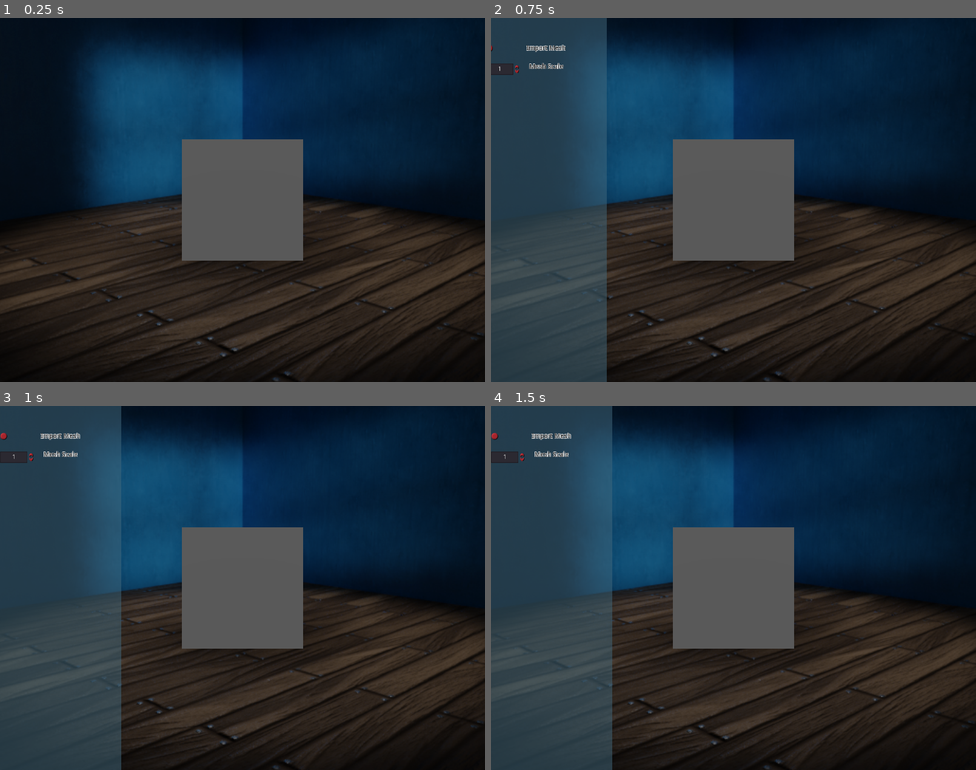
Above: before the commit, frames 1-4 (two rows, left to right).
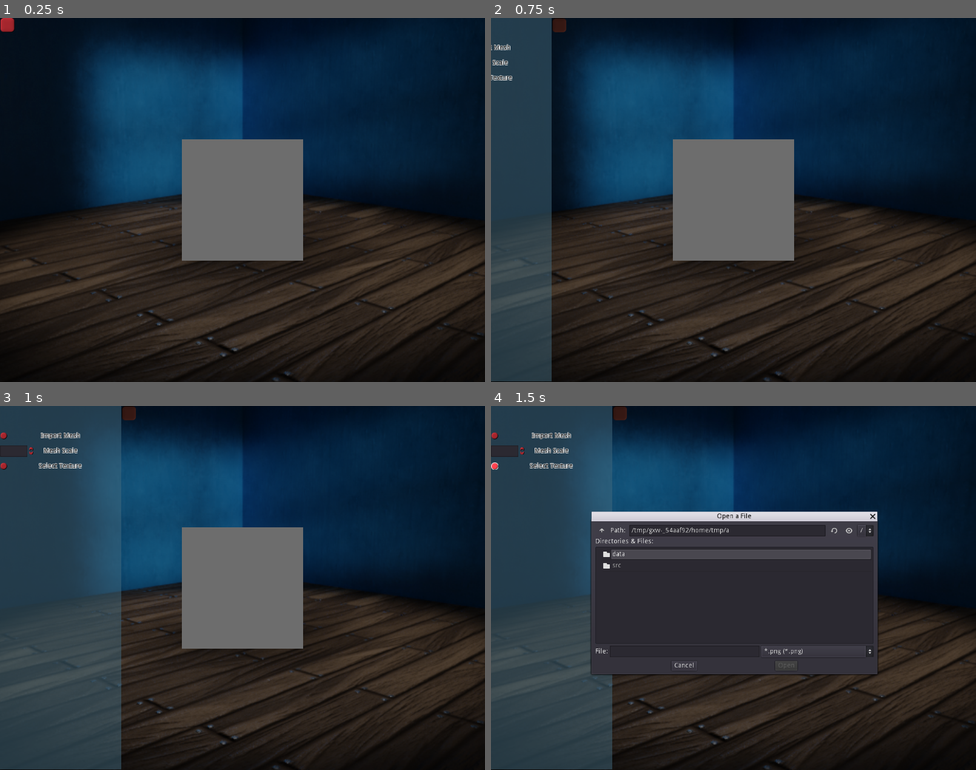
Above: after the commit, the same moments.

Repository: GoldenThumbs/Godot-OBJ-viewer
Game: Godot game, scene res://data/misc/Main.tscn
Two runs of this game, one before a commit and one after it. Both use one fixed random seed, a clock stepped at 60 frames per second and the inputs below.
Inputs (mouse positions are in pixels of both pictures, inside the frame that each line leads up to):
- Up to frame 1 (0.25 s): no input
- Up to frame 2 (0.75 s): click (500, 25) at 0.52 s
- Up to frame 3 (1 s): no input
- Up to frame 4 (1.5 s): click (549, 467) at 1.27 s

The runs differ from the first frame. In frame 1, 0.1% of the frame differs, in the area x 0-3%, y 0-4%; in frame 2, 12%; in frame 3, 0.7%; in frame 4, 22%, in the area x 0-80%, y 0-100%.

Commit message:
Misc. changes and additions

Diff:
--- a/ModelViewerSource/data/misc/Environment.tres
+++ b/ModelViewerSource/data/misc/Environment.tres
@@ -16,5 +16,5 @@
 background_mode = 3
 background_sky = SubResource( 1 )
 background_color = Color( 0.5, 0.5, 0.5, 1 )
-ambient_light_color = Color( 0.03, 0.03, 0.03, 1 )
-ambient_light_sky_contribution = 0.1
+ambient_light_color = Color( 0.168627, 0.168627, 0.168627, 1 )
+ambient_light_sky_contribution = 0.5
--- a/ModelViewerSource/data/misc/Main.tscn
+++ b/ModelViewerSource/data/misc/Main.tscn
@@ -9,6 +9,11 @@
 [ext_resource path="res://data/texture/button_hover.png" type="Texture" id=7]
 [ext_resource path="res://data/texture/button_pressed.png" type="Texture" id=8]
 [ext_resource path="res://data/texture/button_updown.png" type="Texture" id=9]
+[ext_resource path="res://data/texture/button_alt_base.png" type="Texture" id=10]
+[ext_resource path="res://data/texture/button_alt_hover.png" type="Texture" id=11]
+[ext_resource path="res://data/texture/button_alt_pressed.png" type="Texture" id=12]
+[ext_resource path="res://data/texture/button_focus.png" type="Texture" id=13]
+[ext_resource path="res://data/texture/button_alt_focus.png" type="Texture" id=14]
 
 [sub_resource type="QuadMesh" id=1]
 size = Vector2( 64, 16 )
@@ -25,6 +30,7 @@
 [node name="Background" type="MeshInstance" parent="Camera"]
 transform = Transform( 1, 0, 0, 0, 1, 0, 0, 0, 1, 0, -1.19209e-07, -6 )
 material_override = ExtResource( 2 )
+cast_shadow = 0
 mesh = SubResource( 1 )
 material/0 = null
 
@@ -42,6 +48,8 @@
 [node name="GUI" type="Control" parent="."]
 anchor_right = 1.0
 anchor_bottom = 1.0
+margin_top = -0.629959
+margin_bottom = -0.629944
 focus_mode = 2
 mouse_filter = 2
 script = ExtResource( 4 )
@@ -52,7 +60,7 @@
 [node name="Toolbar" type="Control" parent="GUI"]
 anchor_bottom = 1.0
 margin_right = 256.0
-focus_mode = 2
+mouse_filter = 2
 __meta__ = {
 "_edit_use_anchors_": false
 }
@@ -60,7 +68,6 @@
 [node name="Toolbar_Body" type="ColorRect" parent="GUI/Toolbar"]
 anchor_bottom = 1.0
 margin_left = -256.0
-mouse_filter = 2
 color = Color( 0.262745, 0.415686, 0.494118, 0.501961 )
 __meta__ = {
 "_edit_use_anchors_": false
@@ -79,7 +86,6 @@
 
 [node name="Button_Control_0" type="Control" parent="GUI/Toolbar/Toolbar_Body/VBoxContainer"]
 margin_right = 256.0
-margin_bottom = 32.0
 mouse_filter = 2
 
 [node name="Label" type="Label" parent="GUI/Toolbar/Toolbar_Body/VBoxContainer/Button_Control_0"]
@@ -104,12 +110,16 @@
 anchor_bottom = 0.5
 margin_top = -8.0
 margin_bottom = 8.0
+focus_mode = 0
 mouse_filter = 1
+input_pass_on_modal_close_click = false
+action_mode = 0
+enabled_focus_mode = 0
 texture_normal = ExtResource( 5 )
 texture_pressed = ExtResource( 8 )
 texture_hover = ExtResource( 7 )
 texture_disabled = ExtResource( 6 )
-texture_focused = ExtResource( 5 )
+texture_focused = ExtResource( 13 )
 __meta__ = {
 "_edit_use_anchors_": false
 }
@@ -117,12 +127,18 @@
 [node name="Button_Control_1" type="Control" parent="GUI/Toolbar/Toolbar_Body/VBoxContainer"]
 margin_top = 32.0
 margin_right = 256.0
-margin_bottom = 64.0
-mouse_filter = 2
+margin_bottom = 32.0
+mouse_filter = 2
+__meta__ = {
+"_edit_use_anchors_": false
+}
 
 [node name="Label" type="Label" parent="GUI/Toolbar/Toolbar_Body/VBoxContainer/Button_Control_1"]
-anchor_right = 1.0
-anchor_bottom = 1.0
+anchor_top = 0.5
+anchor_right = 1.0
+anchor_bottom = 0.5
+margin_top = -7.0
+margin_bottom = 7.0
 custom_colors/font_color = Color( 0, 0, 0, 1 )
 custom_colors/font_color_shadow = Color( 1, 1, 1, 1 )
 custom_constants/shadow_as_outline = 1
@@ -134,14 +150,80 @@
 }
 
 [node name="ScaleMesh" type="SpinBox" parent="GUI/Toolbar/Toolbar_Body/VBoxContainer/Button_Control_1"]
-anchor_bottom = 1.0
+anchor_top = 0.5
+anchor_bottom = 0.5
+margin_top = -12.0
 margin_right = 74.0
+margin_bottom = 12.0
 mouse_filter = 1
+input_pass_on_modal_close_click = false
 custom_icons/updown = ExtResource( 9 )
 step = 0.25
 value = 1.0
 allow_greater = true
 align = 1
+__meta__ = {
+"_edit_use_anchors_": false
+}
+
+[node name="Button_Control_2" type="Control" parent="GUI/Toolbar/Toolbar_Body/VBoxContainer"]
+margin_top = 64.0
+margin_right = 256.0
+margin_bottom = 64.0
+mouse_filter = 2
+__meta__ = {
+"_edit_use_anchors_": false
+}
+
+[node name="Label" type="Label" parent="GUI/Toolbar/Toolbar_Body/VBoxContainer/Button_Control_2"]
+anchor_top = 0.5
+anchor_right = 1.0
+anchor_bottom = 0.5
+margin_top = -7.0
+margin_bottom = 7.0
+custom_colors/font_color = Color( 0, 0, 0, 1 )
+custom_colors/font_color_shadow = Color( 1, 1, 1, 1 )
+custom_constants/shadow_as_outline = 1
+text = "Select Texture"
+align = 1
+valign = 1
+__meta__ = {
+"_edit_use_anchors_": false
+}
+
+[node name="SelectTex" type="TextureButton" parent="GUI/Toolbar/Toolbar_Body/VBoxContainer/Button_Control_2"]
+anchor_top = 0.5
+anchor_right = 1.0
+anchor_bottom = 0.5
+margin_top = -8.0
+margin_bottom = 8.0
+focus_mode = 0
+mouse_filter = 1
+input_pass_on_modal_close_click = false
+action_mode = 0
+enabled_focus_mode = 0
+texture_normal = ExtResource( 5 )
+texture_pressed = ExtResource( 8 )
+texture_hover = ExtResource( 7 )
+texture_disabled = ExtResource( 6 )
+texture_focused = ExtResource( 13 )
+__meta__ = {
+"_edit_use_anchors_": false
+}
+
+[node name="Toolbar_Toggle" type="TextureButton" parent="GUI/Toolbar/Toolbar_Body"]
+anchor_left = 1.0
+anchor_right = 1.0
+margin_right = 32.0
+margin_bottom = 32.0
+focus_mode = 0
+toggle_mode = true
+enabled_focus_mode = 0
+texture_normal = ExtResource( 10 )
+texture_pressed = ExtResource( 12 )
+texture_hover = ExtResource( 11 )
+texture_disabled = ExtResource( 6 )
+texture_focused = ExtResource( 14 )
 __meta__ = {
 "_edit_use_anchors_": false
 }
@@ -160,10 +242,45 @@
 window_title = "Open a 3D Model"
 mode_overrides_title = false
 mode = 0
+access = 2
 filters = PoolStringArray( "*.obj ; 3D Model" )
-
-[connection signal="mouse_entered" from="GUI/Toolbar" to="GUI" method="_on_Toolbar_mouse_entered"]
-[connection signal="mouse_exited" from="GUI/Toolbar" to="GUI" method="_on_Toolbar_mouse_exited"]
+current_dir = "/Dev/Godot/Projects/Godot-OBJ-viewer/ModelViewerSource"
+current_path = "/Dev/Godot/Projects/Godot-OBJ-viewer/ModelViewerSource/"
+
+[node name="Texture_Dialog" type="FileDialog" parent="GUI"]
+anchor_left = 0.5
+anchor_top = 0.5
+anchor_right = 0.5
+anchor_bottom = 0.5
+margin_left = -300.0
+margin_top = -141.0
+margin_right = 304.0
+margin_bottom = 182.0
+window_title = "Open a Texture"
+mode = 0
+access = 2
+filters = PoolStringArray( "*.png" )
+current_dir = "/Dev/Godot/Projects/Godot-OBJ-viewer/ModelViewerSource"
+current_path = "/Dev/Godot/Projects/Godot-OBJ-viewer/ModelViewerSource/"
+__meta__ = {
+"_edit_use_anchors_": false
+}
+
+[node name="Texture_Display" type="TextureRect" parent="GUI"]
+anchor_left = 1.0
+anchor_right = 1.0
+margin_left = -256.0
+margin_bottom = 256.0
+mouse_filter = 2
+expand = true
+stretch_mode = 6
+__meta__ = {
+"_edit_use_anchors_": false
+}
+
 [connection signal="button_up" from="GUI/Toolbar/Toolbar_Body/VBoxContainer/Button_Control_0/ImportMesh" to="GUI" method="_on_ImportMesh_button_up"]
 [connection signal="value_changed" from="GUI/Toolbar/Toolbar_Body/VBoxContainer/Button_Control_1/ScaleMesh" to="GUI" method="_on_ScaleMesh_value_changed"]
+[connection signal="button_up" from="GUI/Toolbar/Toolbar_Body/VBoxContainer/Button_Control_2/SelectTex" to="GUI" method="_on_SelectTex_button_up"]
+[connection signal="toggled" from="GUI/Toolbar/Toolbar_Body/Toolbar_Toggle" to="GUI" method="_on_Toolbar_Toggle_toggled"]
 [connection signal="file_selected" from="GUI/Model_Dialog" to="GUI" method="_on_Model_Dialog_file_selected"]
+[connection signal="file_selected" from="GUI/Texture_Dialog" to="GUI" method="_on_Texture_Dialog_file_selected"]
--- a/ModelViewerSource/data/misc/bg_mat.tres
+++ b/ModelViewerSource/data/misc/bg_mat.tres
@@ -3,8 +3,8 @@
 [ext_resource path="res://data/texture/LP_Room_Render_0.png" type="Texture" id=1]
 
 [resource]
+render_priority = -128
 flags_unshaded = true
 params_diffuse_mode = 1
-params_specular_mode = 4
 params_depth_draw_mode = 2
 albedo_texture = ExtResource( 1 )
--- a/ModelViewerSource/src/gui_manager.gd
+++ b/ModelViewerSource/src/gui_manager.gd
@@ -1,29 +1,31 @@
 extends Control
 
 signal pass_mdl(mesh)
+signal pass_tex(tex)
 signal pass_scale(scale)
 
 onready var toolbar : Control = get_node("Toolbar")
 onready var toolbar_body : Control = get_node("Toolbar/Toolbar_Body")
 onready var toolbar_tween : Tween = get_node("Toolbar/Toolbar_Tween")
 onready var model_dialog : FileDialog = get_node("Model_Dialog")
+onready var texture_dialog : FileDialog = get_node("Texture_Dialog")
+onready var texture_display : TextureRect = get_node("Texture_Display")
 
 var toolbar_hidden := true
 
-func _on_Toolbar_mouse_entered() -> void:
-	_toggle_toolbar(true)
-
-func _on_Toolbar_mouse_exited() -> void:
-	_toggle_toolbar(false)
+func _on_Toolbar_Toggle_toggled(button_pressed: bool) -> void:
+	_toggle_toolbar(button_pressed)
 
 func _toggle_toolbar(toggle: bool) -> void:
 	if toolbar_hidden == toggle:
 		toolbar_tween.stop(toolbar_body)
 		toolbar_hidden = !toggle
 		if toggle:
+			print("Sliding In!")
 			var _x := toolbar_body.rect_position.x
 			toolbar_tween.interpolate_property(toolbar_body, "rect_position:x", _x, 0, .3, Tween.TRANS_CUBIC, Tween.EASE_IN_OUT)
 		else:
+			print("Sliding Out!")
 			var _x := toolbar_body.rect_position.x
 			var _2x := -toolbar_body.get_size().x
 			toolbar_tween.interpolate_property(toolbar_body, "rect_position:x", _x, _2x, .3, Tween.TRANS_CUBIC, Tween.EASE_IN_OUT)
@@ -35,6 +37,20 @@
 func _on_Model_Dialog_file_selected(path: String) -> void:
 	emit_signal("pass_mdl", MdlManager.load_mdl(path))
 
-
 func _on_ScaleMesh_value_changed(value: float) -> void:
 	emit_signal("pass_scale", value)
+
+func _on_SelectTex_button_up() -> void:
+	texture_dialog.popup()
+
+func _on_Texture_Dialog_file_selected(path: String) -> void:
+	var tmpImage = Image.new()
+	var errorCheck = tmpImage.load(path)
+	if errorCheck != OK:
+		print("Failed to load image!")
+	else:
+		var modelSkin = ImageTexture.new()
+		modelSkin.create_from_image(tmpImage, 18)
+		emit_signal("pass_tex", modelSkin)
+		texture_display.texture = modelSkin
+		print("Selected Texture from path[", path,"]")
--- a/ModelViewerSource/src/mdl_manager.gd
+++ b/ModelViewerSource/src/mdl_manager.gd
@@ -1,9 +1,13 @@
 extends Node
 
-func load_mdl(path) -> Mesh:
+func load_mdl(path: String) -> Mesh:
 	if path == null:
 		return null
-	return _import_obj(path)
+	if path.get_extension() == "obj" || path.get_extension() == "OBJ":
+		return _import_obj(path)
+	else:
+		print("Unknown or Unsupported Extension")
+		return null
 
 func count_char(string: String, txt: String) -> int:
 	var num : int = 0
@@ -12,21 +16,22 @@
 			num += 1
 	return num
 
-func _import_obj(path) -> Mesh:
-	var st = SurfaceTool.new()
+func _import_obj(path: String) -> Mesh:
+	var st := SurfaceTool.new()
 	st.begin(Mesh.PRIMITIVE_TRIANGLES)
-	var mdlFile = File.new()
-	var errCheck = mdlFile.open(path, File.READ)
-	if errCheck != OK:
+	var mdlFile := File.new()
+	var errorCheck = mdlFile.open(path, File.READ)
+	if errorCheck != OK:
 		print("cannot open file at path[", path,"]")
+		return null
 
-	var mdlVerts = []
-	var mdlNorm = []
-	var mdlUV = []
+	var mdlVerts := []
+	var mdlNorm := []
+	var mdlUV := []
 
-	var mdlFaceIndex = []
-	var mdlUVIndex = []
-	var mdlNormIndex = []
+	var mdlFaceIndex := []
+	var mdlUVIndex := []
+	var mdlNormIndex := []
 
 	while !mdlFile.eof_reached():
 		var mdlData = mdlFile.get_line()
@@ -134,11 +139,12 @@
 			else:
 				print("MODEL NOT VALID!")
 		elif mdlData.begins_with("s "):
-			var smooth = mdlData.substr(2, mdlData.length()).strip_edges()
+			var smooth : String = mdlData.substr(2, mdlData.length()).strip_edges()
 			if smooth == "off":
 				st.add_smooth_group(false)
 			else:
 				st.add_smooth_group(true)
+
 	for i in mdlFaceIndex.size():
 		if mdlUV.size() > 0:
 			st.add_uv(mdlUV[mdlUVIndex[i][0]])
@@ -164,4 +170,6 @@
 	var mdl = Mesh.new()
 	mdl = st.commit()
 
+	mdlFile.close()
+
 	return mdl
--- a/ModelViewerSource/src/object_manager.gd
+++ b/ModelViewerSource/src/object_manager.gd
@@ -3,15 +3,18 @@
 export(float) var turn_speed : float = 0.25
 export(bool) var invert_axis_y : bool = false
 
+var _model_skin : Texture = null
 onready var gui : Control = get_node("../GUI")
+onready var mat : Material = SpatialMaterial.new()
 
 func _ready() -> void:
-	var errorCheckMdl = gui.connect("pass_mdl", self, "change_mdl")
-	if errorCheckMdl != OK:
-		print("Failed to pass model to Object Manager!")
-	var errorCheckScale = gui.connect("pass_scale", self, "scale_by_float")
-	if errorCheckScale != OK:
-		print("Failed to pass scale to Object Manager!")
+	mat.params_specular_mode = SpatialMaterial.SPECULAR_DISABLED
+	self.material_override = mat
+	var errorCheckMdl := gui.connect("pass_mdl", self, "change_mdl") != OK
+	var errorCheckTex := gui.connect("pass_tex", self, "change_tex") != OK
+	var errorCheckScale := gui.connect("pass_scale", self, "scale_by_float") != OK
+	if errorCheckMdl || errorCheckTex || errorCheckScale:
+		print("Error!")
 
 func _unhandled_input(event: InputEvent) -> void:
 	if Input.is_mouse_button_pressed(BUTTON_LEFT):
@@ -22,10 +25,20 @@
 	else:
 		if Input.get_mouse_mode() != Input.MOUSE_MODE_VISIBLE:
 			Input.set_mouse_mode(Input.MOUSE_MODE_VISIBLE)
+	if Input.is_mouse_button_pressed(BUTTON_RIGHT):
+		if event is InputEventMouseMotion:
+			self.rotate_z(deg2rad(event.relative.y * turn_speed))
 
 func scale_by_float(amnt: float) -> void:
 	amnt = max(abs(amnt), 0.01)
 	self.scale = Vector3(amnt, amnt, amnt)
 
 func change_mdl(new_mesh: Mesh) -> void:
-	self.mesh = new_mesh
+	if new_mesh != null:
+		self.mesh = new_mesh
+	else:
+		print("Mesh is NULL")
+
+func change_tex(new_tex: Texture) -> void:
+	_model_skin = new_tex
+	mat.albedo_texture = _model_skin
Not shown, added: ModelViewerSource/data/mesh/Boat_0.obj
Not shown, added: ModelViewerSource/data/mesh/Boat_0.obj.import
Not shown, added: ModelViewerSource/data/mesh/Test_Sphere.mtl
Not shown, added: ModelViewerSource/data/mesh/Test_Sphere.obj
Not shown, added: ModelViewerSource/data/mesh/Test_Sphere.obj.import
Not shown: 1 places in ModelViewerSource/data/misc/Main.tscn that only renumber resources
Binary file added: ModelViewerSource/data/texture/button_alt_base.png
Not shown, added: ModelViewerSource/data/texture/button_alt_base.png.import
Binary file added: ModelViewerSource/data/texture/button_alt_focus.png
Not shown, added: ModelViewerSource/data/texture/button_alt_focus.png.import
Binary file added: ModelViewerSource/data/texture/button_alt_hover.png
Not shown, added: ModelViewerSource/data/texture/button_alt_hover.png.import
(and 4 more such lines)
